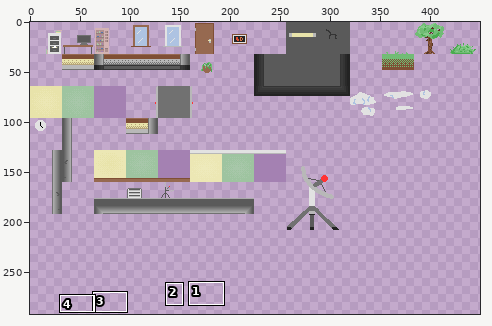
File history of a sprite sheet, Assets/Artwork/Tileset.png. Above, an overview of the earlier version with the close-up marked.
Close-up. First the earlier version:
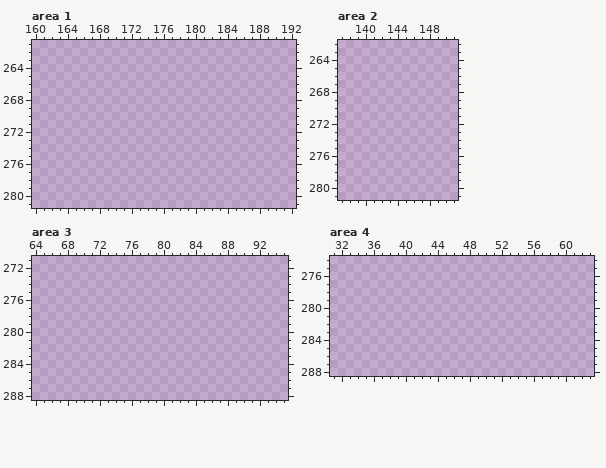
The file is 500x500 pixels. Pixels under 10% opacity are left out. Colours within 5 levels of each other are drawn and written as one. Shown: area 1: x 160..192, y 261..281; area 2: x 137..151, y 262..281; area 3: x 64..95, y 271..288; area 4: x 31..63, y 274..288. The wide view leaves out empty margins. The commit also changed other parts of the picture, which this record leaves out.
Palette (. is transparent): 
After the commit:
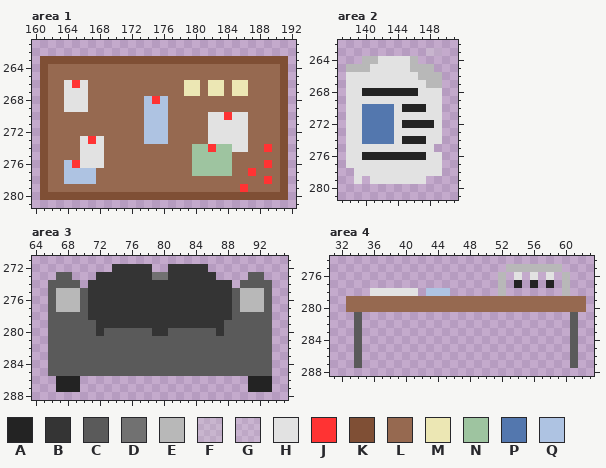
Colours new in this view: A #232323  B #343434  C #5a5a5a  D #717171  E #b8b8b8  F #d4d4d442  G #e2e2e22c  H #e2e2e2  J #ff3333  K #7f4f35  L #966950  M #ece7b4  N #9ec4a0  P #5377ae  Q #aec3e2
Change:
Area 1:
y 263: x 161..191 ............................... -> KKKKKKKKKKKKKKKKKKKKKKKKKKKKKKK
y 264..265: x 161..191 ............................... -> KLLLLLLLLLLLLLLLLLLLLLLLLLLLLLK
y 266: x 161..191 ............................... -> KLLHJHLLLLLLLLLLLLMMLMMLMMLLLLK
y 267: x 161..191 ............................... -> KLLHHHLLLLLLLLLLLLMMLMMLMMLLLLK
y 268: x 161..191 ............................... -> KLLHHHLLLLLLLQJQLLLLLLLLLLLLLLK
y 269: x 161..191 ............................... -> KLLHHHLLLLLLLQQQLLLLLLLLLLLLLLK
y 270: x 161..191 ............................... -> KLLLLLLLLLLLLQQQLLLLLHHJHHLLLLK
y 271..272: x 161..191 ............................... -> KLLLLLLLLLLLLQQQLLLLLHHHHHLLLLK
y 273: x 161..191 ............................... -> KLLLLHJHLLLLLQQQLLLLLHHHHHLLLLK
y 274: x 161..191 ............................... -> KLLLLHHHLLLLLLLLLLLNNJNNHHLLJLK
y 275: x 161..191 ............................... -> KLLLLHHHLLLLLLLLLLLNNNNNLLLLLLK
y 276: x 161..191 ............................... -> KLLQJHHHLLLLLLLLLLLNNNNNLLLLJLK
y 277: x 161..191 ............................... -> KLLQQQQLLLLLLLLLLLLNNNNNLLJLLLK
y 278: x 161..191 ............................... -> KLLQQQQLLLLLLLLLLLLLLLLLLLLLJLK
y 279: x 161..191 ............................... -> KLLLLLLLLLLLLLLLLLLLLLLLLJLLLLK
y 280: x 161..191 ............................... -> KKKKKKKKKKKKKKKKKKKKKKKKKKKKKKK
Area 2:
y 263: x 148..149 .. -> FG
y 264: x 140..146 ....... -> EEHHHHE
y 265: x 138..148 ........... -> EEEHHHHHEEE
y 266: x 138..149 ............ -> HHHHHHHHHEEE
y 267: x 138..149 ............ -> HHHHHHHHHHEE
y 268: x 138..149 ............ -> HHAAAAAAAHHH
y 269: x 138..149 ............ -> HHHHHHHHHHHH
y 270: x 138..149 ............ -> HHPPPPHAAAHH
y 271: x 138..149 ............ -> HHPPPPHHHHHH
y 272: x 138..149 ............ -> HHPPPPHAAAAH
y 273: x 138..149 ............ -> HHPPPPHHHHHH
y 274: x 138..149 ............ -> HHPPPPHAAAHH
y 275: x 138..148 ........... -> HHHHHHHHHHH
y 276: x 138..149 ............ -> HHAAAAAAAAHH
y 277: x 138..149 ............ -> HHHHHHHHHHHH
y 278: x 139..149 ........... -> HHHHHHHHHHH
y 279: x 139 . -> H; x 141..147 ....... -> HHHHHHH
Area 3:
y 272: x 74..78 ..... -> BBBBB; x 81..85 ..... -> BBBBB
y 273: x 67..68 .. -> CC; x 72..86 ............... -> BBBBBBBDDBBBBBB; x 91..92 .. -> CC
y 274: x 66..69 .... -> CCCC; x 71..88 .................. -> BBBBBBBBBBBBBBBBBB; x 90..93 .... -> CCCC
y 275..277: x 66..93 ............................ -> CEEECBBBBBBBBBBBBBBBBBBCEEEC
y 278: x 66..93 ............................ -> CCCCCBBBBBBBBBBBBBBBBBBCCCCC
y 279: x 66..93 ............................ -> CCCCCCBBBBBBBBBBBBBBBBCCCCCC
y 280: x 66..93 ............................ -> CCCCCCBCCCCCCBBCCCCCCBCCCCCC
y 281..285: x 66..93 ............................ -> CCCCCCCCCCCCCCCCCCCCCCCCCCCC
y 286..287: x 67..69 ... -> AAA; x 91..93 ... -> AAA
Area 4:
y 275: x 53..59 ....... -> EEEEEEE
y 276: x 52 . -> E; x 54 . -> H; x 56 . -> H; x 58 . -> H; x 60 . -> E
y 277: x 52 . -> E; x 54 . -> A; x 56 . -> A; x 58 . -> A; x 60 . -> E
y 278: x 36..41 ...... -> HHHHHH; x 43..45 ... -> QQQ; x 52 . -> E; x 60 . -> E
y 279..280: x 33..62 .............................. -> LLLLLLLLLLLLLLLLLLLLLLLLLLLLLL
y 281..287: x 34 . -> C; x 61 . -> C
Pixel boxes of the changes (left, top, right, bottom) in both close-ups:
added: (40, 56, 288, 200)
added: (346, 48, 442, 184)
added: (48, 264, 272, 392)
added: (346, 264, 586, 368)
